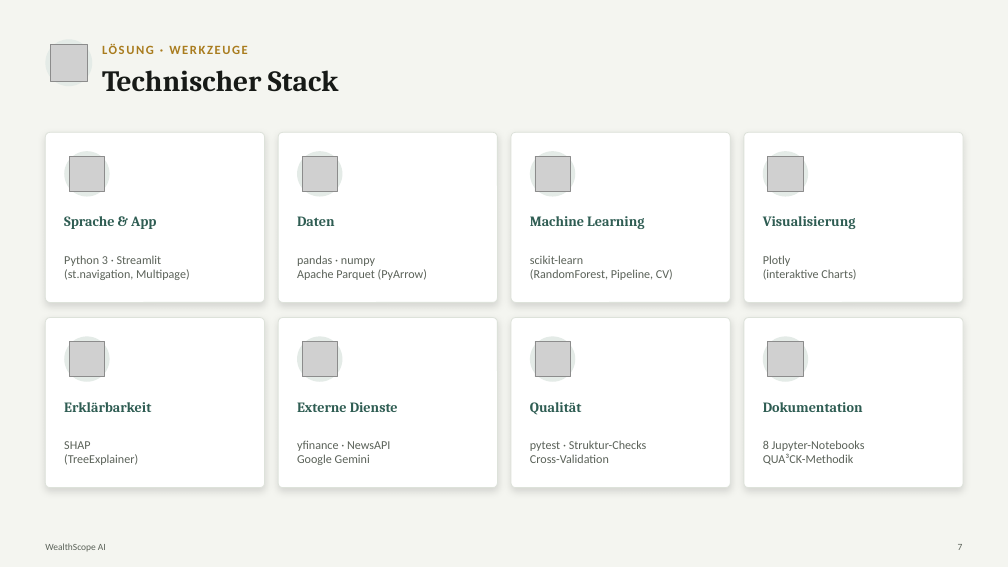
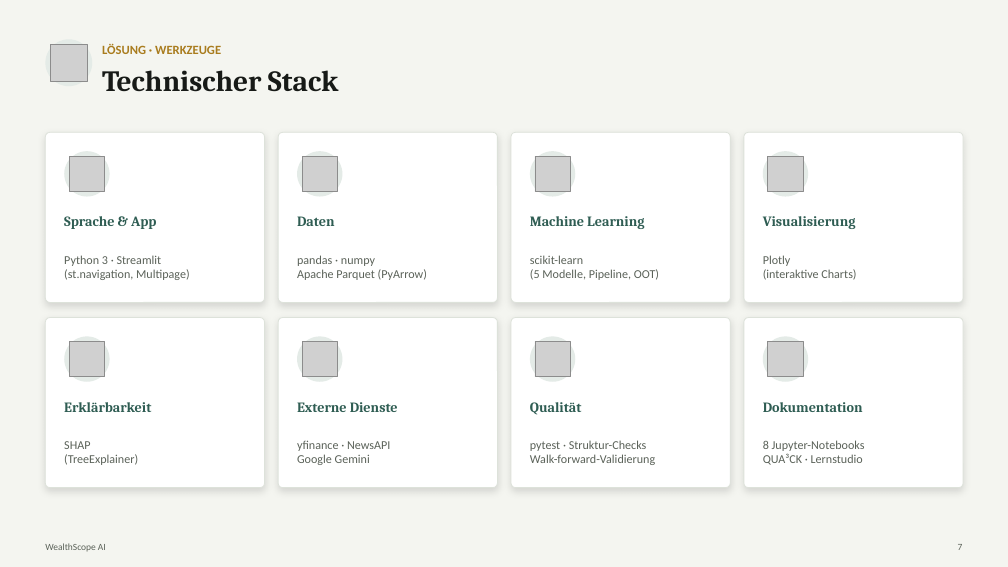
Before and after one commit to fedansoufiane-commits/forexscope-ai, a slide deck: slide 7 of Präsentation/WealthScope_Praesentation.pptx. Drawn at 1008x567 pixels with LibreOffice and Linux fonts; fonts in the diff are those of the drawing; grey boxes stand for pictures. Boxes give left, top, right and bottom in pixels: in the first picture for what was removed or moved away, otherwise in the second. Text is boxed around its words. In the diff, an @@ line names an element or a change of style, - is before the commit and + after.

```diff
--- a/Präsentation/WealthScope_Praesentation.pptx
+++ b/Präsentation/WealthScope_Praesentation.pptx
@@ text "LÖSUNG · WERKZEUGE" at bbox=[102, 44, 221, 54]: letter spacing 1.5 to 0 pt @@
@@ text at bbox=[530, 269, 659, 280]: text changed @@
-(RandomForest, Pipeline, CV)
+(5 Modelle, Pipeline, OOT)
@@ text at bbox=[530, 454, 655, 465]: text changed @@
-Cross-Validation
+Walk-forward-Validierung
@@ text at bbox=[763, 453, 863, 465]: text changed @@
-QUA³CK-Methodik
+QUA³CK · Lernstudio
```
Also in this commit, not shown: 29 other slides changed, 28 other files.
